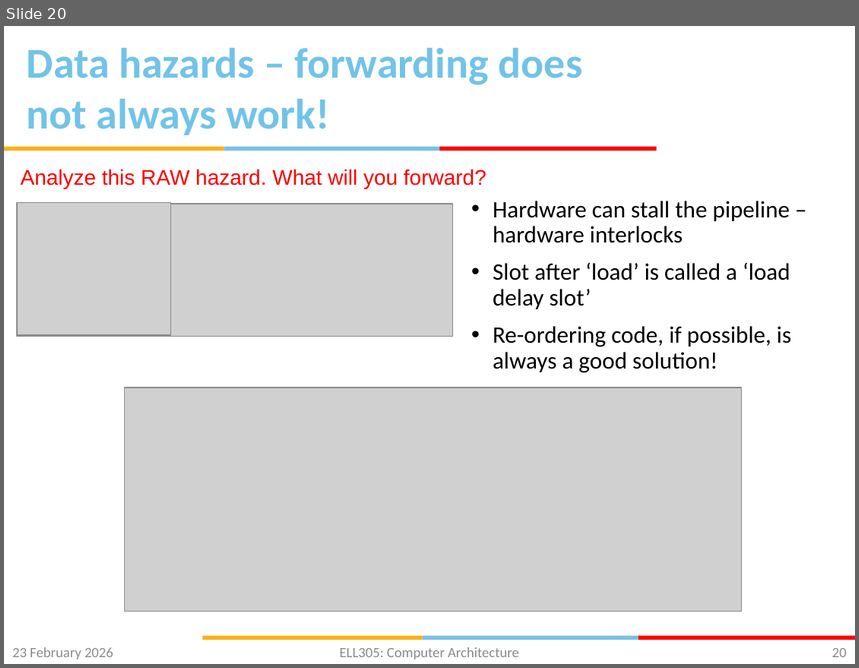
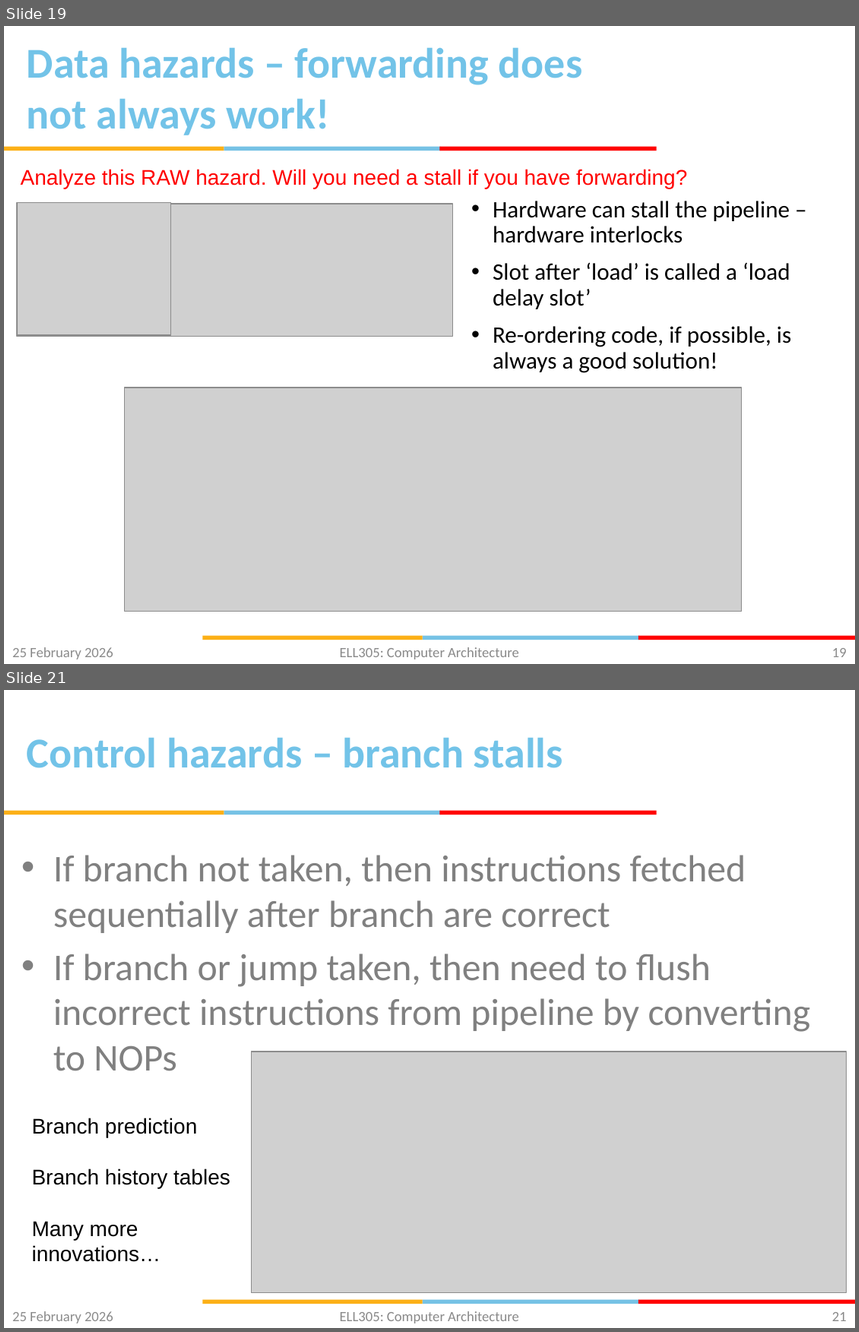
Before and after one commit to gsaurabhr-teaching/csf342-material, a slide deck: Lec-15-19-pipelined-cpu.pptx. Shown one above the other, each under a label of ours: slide 20 before the commit, slides 19 and 21 after it; the slides between them are not shown. The pictures are 859x668 and 859x1332 pixels, drawn with LibreOffice and Linux fonts; fonts in the diff are those of the drawing; grey boxes stand for pictures; background and template pictures are left out. Boxes give left, top, right and bottom in pixels: in the first picture for what was removed or moved away, otherwise in the second. Text is boxed around its words. In the diff, an @@ line names an element or a change of style, - is before the commit and + after.

Commit message:
hazards

```diff
--- a/Lec-15-19-pipelined-cpu.pptx
+++ b/Lec-15-19-pipelined-cpu.pptx
@@ slide 21 added at box(4, 690, 855, 1328), background #FFFFFF; not listed: 6 template elements that a slide beside it also shows @@
@@ title added at box(27, 737, 563, 768), 36 pt, text #72C3E8, bold @@
+Control hazards – branch stalls
@@ text added at box(53, 855, 811, 1072), 32 pt, text #808080 @@
+• If branch not taken, then instructions fetched sequentially after branch are correct
+• If branch or jump taken, then need to flush incorrect instructions from pipeline by converting to NOPs
@@ picture added at box(251, 1052, 846, 1293) @@
@@ text added at box(32, 1118, 230, 1262), 18 pt, text #000000 @@
+Branch prediction
+Branch history tables
+Many more innovations…
@@ text added at box(12, 1312, 113, 1324), 12 pt, text #8C8C8C @@
+25 February 2026
@@ text added at box(340, 1312, 519, 1324), 12 pt, text #898989 @@
+ELL305: Computer Architecture
@@ page number added at box(832, 1312, 847, 1322), 12 pt, text #898989 @@
+21
@@ what was slide 20 is now slide 19 @@
@@ slide 19 changed as well @@
@@ text at box(21, 169, 687, 189): text changed @@
-Analyze this RAW hazard. What will you forward?
+Analyze this RAW hazard. Will you need a stall if you have forwarding?
@@ text at box(12, 648, 113, 660): text changed @@
-23 February 2026
+25 February 2026
@@ page number at box(832, 648, 847, 658): text changed @@
-20
+19
```
Also in this commit, not shown: 17 other slides changed, 2 other slides added, 1 slide removed.
